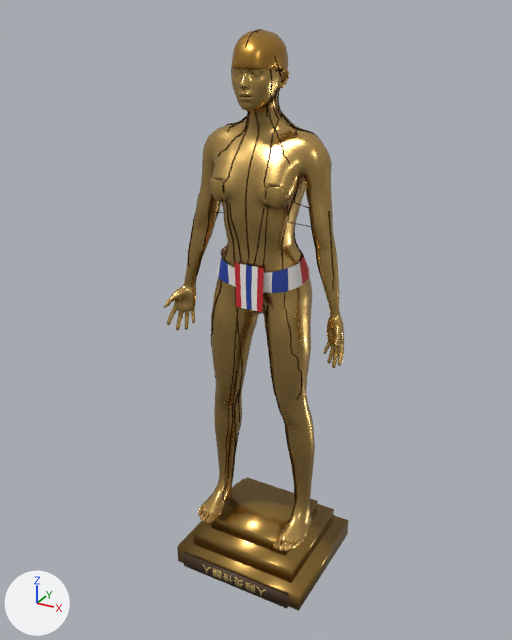
Before and after pictures for a commit that changed the glTF model server/src/main/resources/public/models/tcm-bronze-figure.glb.
One viewpoint serves both versions: a 50 mm camera at (1.046, -1.975, 1.969) aimed at (-0.034, -0.012, 0.987). The axes (+X, +Y, +Z) are drawn at lower left. The lights are the same throughout. The first picture is the older version. Where no turn or scale is listed for an object, it has been applied to the vertices. Vertices at exactly the same position are counted once.

The scene before the commit, as lines of its bpy script (objects in view):
```python
ob_bronze_hair_shell = bpy.data.objects.new('bronze_hair_shell', me_bronze_hair_shell)
ob_bronze_hair_shell.location = (0.0, 0.0, 0.0)
ob_bronze_meridians = bpy.data.objects.new('bronze_meridians', me_bronze_meridians)
ob_bronze_meridians.location = (0.0, 0.0, 0.0)
ob_bronze_sash_band = bpy.data.objects.new('bronze_sash_band', me_bronze_sash_band)
ob_bronze_sash_band.location = (0.0, 0.0, 0.0)
ob_pedestal_base = bpy.data.objects.new('pedestal_base', me_pedestal_base)
ob_pedestal_base.location = (0.0, 0.0, 0.0)
ob_pedestal_mid = bpy.data.objects.new('pedestal_mid', me_pedestal_mid)
ob_pedestal_mid.location = (0.0, 0.0, 0.0)
ob_pedestal_top = bpy.data.objects.new('pedestal_top', me_pedestal_top)
ob_pedestal_top.location = (0.0, 0.0, 0.0)
# also in view: 'bronze_sash_flap' at (0.008, -0.133, 1.154); 'pedestal_plaque' at (0.0, -0.241, 0.036); 'bronze_body' at (0.0, -0.053, 1.052)
```
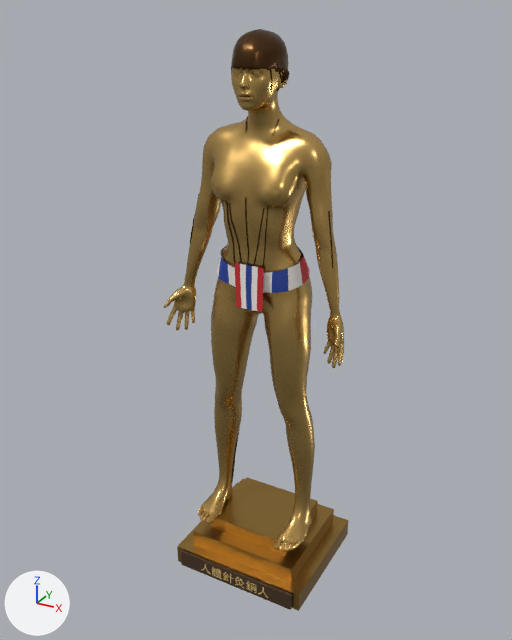
Boxes [x1, y1, x2, y2] around the edits, measured in the pictures (512 x 640 px):
```json
{"object": "bronze_meridians", "change": "reshaped", "before": [188, 29, 340, 524], "after": [190, 29, 333, 482], "on screen": "8% shorter"}
{"object": "bronze_hair_shell", "change": "recoloured", "before": [231, 30, 289, 81], "after": [231, 30, 289, 81], "on screen": "darker"}
{"part": 2, "of": "me_pedestal_base", "change": "shading changed", "before": [177, 482, 348, 611], "after": [177, 482, 348, 611]}
{"part": 3, "of": "me_pedestal_mid", "change": "shading changed", "before": [193, 479, 334, 583], "after": [193, 479, 334, 583]}
{"part": 4, "of": "me_pedestal_top", "change": "shading changed", "before": [211, 477, 318, 556], "after": [211, 477, 318, 556]}
```

Edits to the scene script, one JSON object a line:
```json
{"block": "mat_bronze_hair", "where": "n0 = _N.new('ShaderNodeBsdfPrincipled'); n0.name = 'Principled BSDF'"}
{"op": "set", "path": "n0.inputs[0].default_value", "old": "(0.479, 0.254, 0.0482, 1.0)", "new": "(0.0887, 0.0395, 0.0116, 1.0)", "note": "'Base Color', orange #b88a3e -> 'Base Color', brown #54381c"}
{"block": "me_bronze_meridians", "where": "# used by ob_bronze_meridians; location = (0.0, 0.0, 0.0)"}
{"op": "remove", "block": "me_bronze_meridians", "code": "me_bronze_meridians.from_pydata(...)  # 10202 vertices, 19999 faces; spans x -0.28..0.28, y -0.15..0.09, z 0.21..1.91"}
{"op": "add", "block": "me_bronze_meridians", "code": "me_bronze_meridians.from_pydata(...)  # 5088 vertices, 9696 faces; spans x -0.26..0.26, y -0.14..0.07, z 0.27..1.92"}
{"block": "me_bronze_meridians", "change": "me_bronze_meridians part 1: 214 vertices moved within x -0.26..0.26, y -0.14..0.07, z 0.32..1.91; 8199 vertices removed from x -0.28..0.28, y -0.15..0.09, z 0.21..1.91; 3465 vertices added at x -0.26..0.26, y -0.14..0.07, z 0.27..1.92"}
{"block": "me_bronze_meridians", "change": "other edits to the shape of me_bronze_meridians do not show in these pictures"}
{"block": "me_pedestal_base", "where": "me_pedestal_base.from_pydata(...)  # 8 vertices, 12 faces; spans x -0.26..0.26, y -0.23..0.23, z 0.0..0.072"}
{"block": "me_pedestal_base", "where": "# used by ob_pedestal_base; location = (0.0, 0.0, 0.0)"}
{"block": "me_pedestal_base", "change": "me_pedestal_base part 2: all faces are now shaded flat (12 of 12 changed)"}
{"block": "me_pedestal_mid", "where": "me_pedestal_mid.from_pydata(...)  # 8 vertices, 12 faces; spans x -0.21..0.21, y -0.19..0.19, z 0.072..0.136"}
{"block": "me_pedestal_mid", "where": "# used by ob_pedestal_mid; location = (0.0, 0.0, 0.0)"}
{"block": "me_pedestal_mid", "change": "me_pedestal_mid part 3: all faces are now shaded flat (12 of 12 changed)"}
{"block": "me_pedestal_top", "where": "me_pedestal_top.from_pydata(...)  # 8 vertices, 12 faces; spans x -0.16..0.16, y -0.14..0.14, z 0.136..0.192"}
{"block": "me_pedestal_top", "where": "# used by ob_pedestal_top; location = (0.0, 0.0, 0.0)"}
{"block": "me_pedestal_top", "change": "me_pedestal_top part 4: all faces are now shaded flat (12 of 12 changed)"}
```
